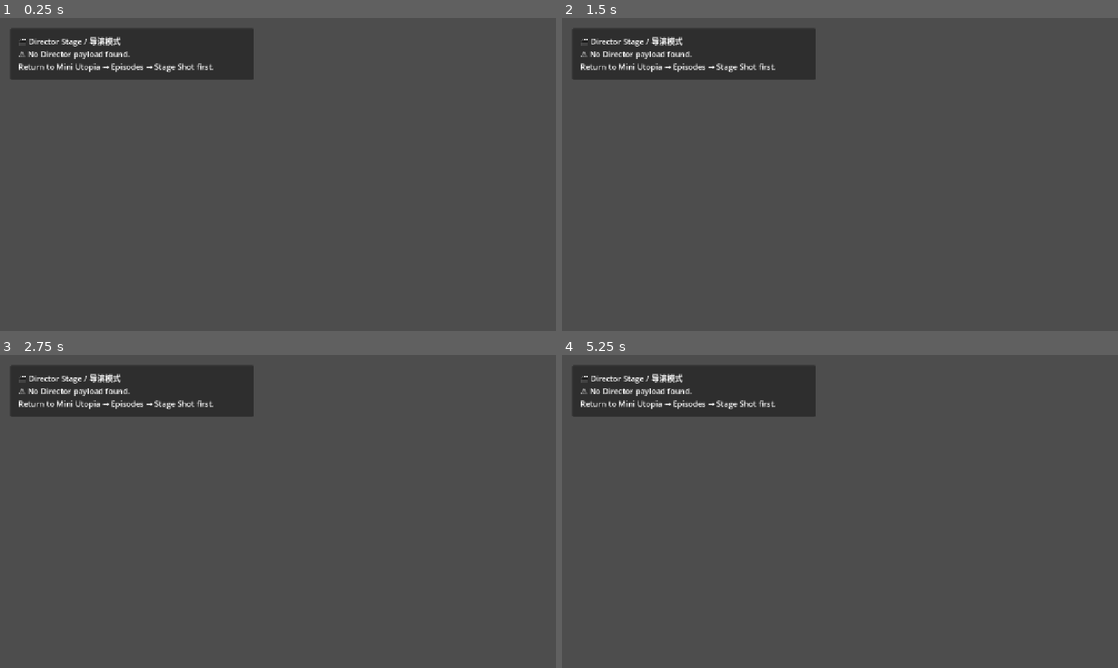
Above: before the commit, frames 1-4 (two rows, left to right).
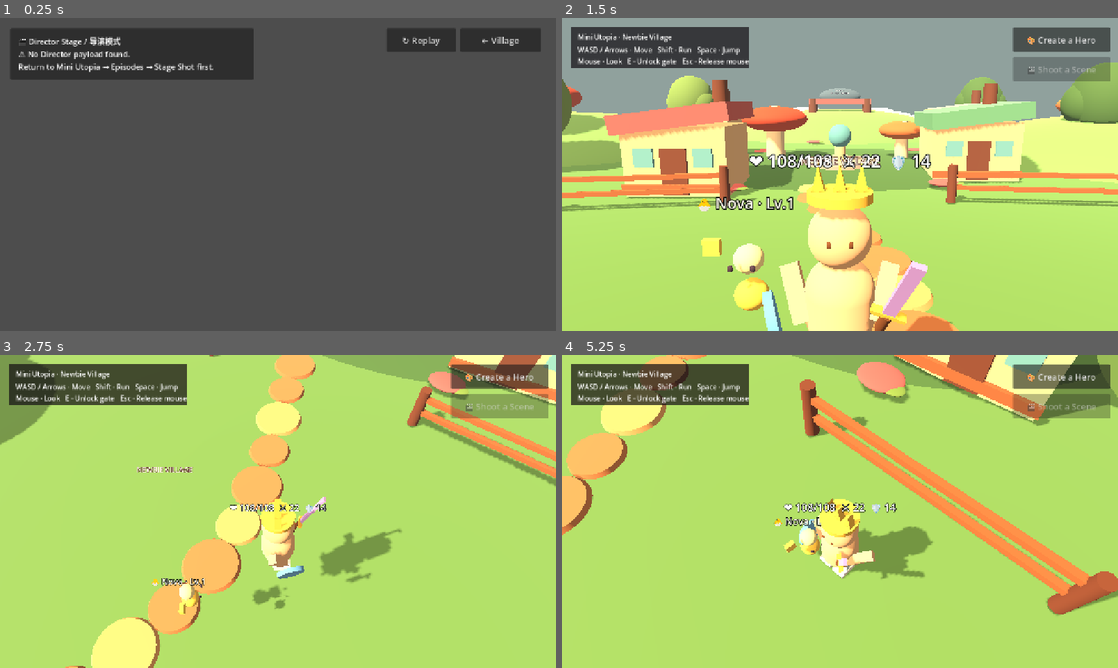
Above: after the commit, the same moments.

Repository: Mrlukahuang/mini-utopia-studio
Game: Godot game, scene res://scenes/director_stage.tscn
Same seed, same stepped clock (60 frames per second), same inputs: the game is played once before the commit and once after it. This scene is started directly instead of the project's main scene.
Inputs (mouse positions are in pixels of both pictures, inside the frame that each line leads up to):
- Up to frame 1 (0.25 s): no input
- Up to frame 2 (1.5 s): click (984, 39) at 0.5 s, where only the run after the commit has a clickable "↻ Replay"; click (1062, 39) at 1.25 s, where only the run after the commit has a clickable "← Village"
- Up to frame 3 (2.75 s): tap Enter at 2 s; move the mouse to (400, 495) at 2.02 s; hold D (move_right) from 2.03 s (still down); hold Shift (run) from 2.03 s (still down); click (400, 495) at 2.17 s; tap Space (jump) at 2.27, 2.57 s
- Up to frame 4 (5.25 s): release D (move_right) at 2.75 s; release Shift (run) at 2.75 s; drag from (728, 527) to (812, 574) at 2.77 s; move the mouse to (895, 442) at 3.52 s; hold D (move_right) 3.53-4.25 s; hold Shift (run) 3.53-4.25 s; tap E (interact) at 3.6 s; click (895, 442) at 3.67 s; drag from (812, 574) to (673, 464) at 4.27 s; move the mouse to (1006, 558) at 5.02 s; hold A (move_left) from 5.03 s (still down); hold Shift (run) from 5.03 s (still down); click (1006, 558) at 5.17 s

The runs differ from the first frame. In frame 1, 1.8% of the frame differs, in the area x 69-98%, y 3-11%; in frame 2, 96%; in frame 3, 99%; in frame 4, 100%, in the area x 0-100%, y 0-100%.

Commit message:
DIRECTOR-01a: one-click 15-second shared Hero film preview
* director: stage 15-second film using selected shared playable Hero and village

* director: add game-world Shoot a Scene button for saved Heroes

* director: open Director from village only when a saved Hero is selected

* director: auto-stage saved Hero film in village with replay and back controls

* test: game selected Hero stages a 15-second film in same village with replay

* ci: verify first playable Hero-to-film Director workflow

Diff:
--- a/godot/scenes/main.tscn
+++ b/godot/scenes/main.tscn
@@ -64,3 +64,17 @@
 grow_horizontal = 0
 text = "🎨 Create a Hero"
 theme_override_font_sizes/font_size = 20
+
+[node name="OpenDirectorButton" type="Button" parent="HUD"]
+layout_mode = 1
+anchors_preset = 1
+anchor_left = 1.0
+anchor_right = 1.0
+offset_left = -242.0
+offset_top = 90.0
+offset_right = -18.0
+offset_bottom = 146.0
+grow_horizontal = 0
+text = "🎬 Shoot a Scene"
+theme_override_font_sizes/font_size = 20
+disabled = true
--- a/godot/scripts/director_stage.gd
+++ b/godot/scripts/director_stage.gd
@@ -15,6 +15,15 @@
     director_runtime = MiniUtopiaDirectorShotRuntime.new()
     director_runtime.name = "DirectorShotRuntime"
     add_child(director_runtime)
+
+    var selection := get_node_or_null("/root/FamilySceneState") as MiniUtopiaFamilySceneState
+    if selection != null:
+        var family_payload := MiniUtopiaFamilyDirectorSession.from_play_session(
+            selection.active_play_session()
+        )
+        if not family_payload.is_empty():
+            stage_payload(family_payload)
+            return
 
     var payload := director_runtime.load_default_session()
     if payload.is_empty():
@@ -88,6 +97,32 @@
     panel.custom_minimum_size = Vector2(560.0, 118.0)
     layer.add_child(panel)
 
+    var buttons := HBoxContainer.new()
+    buttons.name = "DirectorControls"
+    buttons.set_anchors_preset(Control.PRESET_TOP_RIGHT)
+    buttons.offset_left = -390.0
+    buttons.offset_right = -20.0
+    buttons.offset_top = 24.0
+    buttons.offset_bottom = 78.0
+    buttons.add_theme_constant_override("separation", 10)
+    layer.add_child(buttons)
+
+    var replay := Button.new()
+    replay.name = "ReplayButton"
+    replay.text = "↻ Replay"
+    replay.custom_minimum_size = Vector2(160.0, 54.0)
+    replay.add_theme_font_size_override("font_size", 20)
+    replay.pressed.connect(_on_replay_pressed)
+    buttons.add_child(replay)
+
+    var home := Button.new()
+    home.name = "BackToVillageButton"
+    home.text = "← Village"
+    home.custom_minimum_size = Vector2(185.0, 54.0)
+    home.add_theme_font_size_override("font_size", 20)
+    home.pressed.connect(_on_back_to_village_pressed)
+    buttons.add_child(home)
+
     var margin := MarginContainer.new()
     margin.name = "StatusMargin"
     margin.add_theme_constant_override("margin_left", 18)
@@ -101,6 +136,16 @@
     status_label.text = "🎬 Director Stage / 导演模式"
     status_label.add_theme_font_size_override("font_size", 18)
     margin.add_child(status_label)
+
+
+func _on_replay_pressed() -> void:
+    if director_runtime != null:
+        director_runtime.reset_shot()
+
+
+func _on_back_to_village_pressed() -> void:
+    Input.mouse_mode = Input.MOUSE_MODE_VISIBLE
+    get_tree().change_scene_to_file("res://scenes/main.tscn")
 
 
 func _show_missing_payload() -> void:
--- /dev/null
+++ b/godot/scripts/family_director_session.gd
@@ -0,0 +1,83 @@
+class_name MiniUtopiaFamilyDirectorSession
+extends RefCounted
+
+## First child-facing 15-second film template: reuses the selected Hero,
+## clothes/props when available, and the exact playable village scene.
+## No regenerated characters or stale, hard-coded demo Character IDs.
+
+const DURATION_SECONDS := 15.0
+
+
+static func from_play_session(play_session: Dictionary) -> Dictionary:
+    var character_id := String(play_session.get("character_asset_id", ""))
+    if not character_id.begins_with("CHAR_"):
+        return {}
+    if typeof(play_session.get("character", null)) != TYPE_DICTIONARY:
+        return {}
+
+    var play := play_session.duplicate(true)
+    # The shot stage loads exactly the playable village as its background;
+    # scene sanitisers disable World gameplay and its original camera.
+    play["world_runtime"] = {
+        "scene_path": "res://scenes/main.tscn",
+    }
+    var shot_id := "SHOT_FAMILY_01"
+    return {
+        "schema_version": "1.0",
+        "director_session_id": "DIR_FAMILY_" + character_id,
+        "episode_id": "EP_FAMILY_PREVIEW",
+        "scene_id": "SCENE_FAMILY_VILLAGE",
+        "shot_id": shot_id,
+        "story_id": "STORY_FAMILY_PREVIEW",
+        "world_asset_id": "LOC_NEWBIE_VILLAGE",
+        "character_asset_id": character_id,
+        "duration_seconds": DURATION_SECONDS,
+        "animation_intent": "walk",
+        "camera": {
+            "position": [0.0, 3.8, 9.0],
+            "look_at": [0.0, 1.1, 0.0],
+            "end_position": [1.6, 3.0, 6.0],
+            "end_look_at": [0.0, 1.1, -1.0],
+            "fov": 48.0,
+            "end_fov": 42.0,
+            "movement": "Gentle camera move",
+            "movement_mode": "push_in",
+            "easing": "smooth",
+        },
+        "shot": {
+            "shot_id": shot_id,
+            "scene_id": "SCENE_FAMILY_VILLAGE",
+            "duration_seconds": DURATION_SECONDS,
+            "asset_ids": [character_id, "LOC_NEWBIE_VILLAGE"],
+            "blocking": {
+                "actor_start": {"x": 0.0, "y": 0.0, "z": 2.0},
+                "actor_end": {"x": 0.0, "y": 0.0, "z": -2.0},
+                "facing_degrees": 180.0,
+                "movement_style": "walk",
+            },
+            "performance_cues": [
+                {
+                    "cue_id": "CUE_WAVE",
+                    "cue_type": "celebrate",
+                    "start_seconds": 4.0,
+                    "duration_seconds": 1.5,
+                    "intensity": 1.0
+                },
+                {
+                    "cue_id": "CUE_SURPRISE",
+                    "cue_type": "reaction",
+                    "start_seconds": 8.0,
+                    "duration_seconds": 1.0,
+                    "intensity": 0.8
+                },
+                {
+                    "cue_id": "CUE_FINAL",
+                    "cue_type": "celebrate",
+                    "start_seconds": 12.0,
+                    "duration_seconds": 2.0,
+                    "intensity": 1.0
+                },
+            ],
+        },
+        "play_session": play,
+    }
--- a/godot/scripts/village.gd
+++ b/godot/scripts/village.gd
@@ -35,6 +35,22 @@
     var creator_button := get_node_or_null("HUD/OpenCreatorButton") as Button
     if creator_button != null:
         creator_button.pressed.connect(_open_character_creator)
+
+    var director_button := get_node_or_null("HUD/OpenDirectorButton") as Button
+    if director_button != null:
+        var selection := get_node_or_null("/root/FamilySceneState") as MiniUtopiaFamilySceneState
+        director_button.disabled = (
+            selection == null or selection.active_play_session().is_empty()
+        )
+        director_button.pressed.connect(_open_family_director)
+
+
+func _open_family_director() -> void:
+    var selection := get_node_or_null("/root/FamilySceneState") as MiniUtopiaFamilySceneState
+    if selection == null or selection.active_play_session().is_empty():
+        return
+    Input.mouse_mode = Input.MOUSE_MODE_VISIBLE
+    get_tree().change_scene_to_file("res://scenes/director_stage.tscn")
 
 
 func _open_character_creator() -> void:
--- /dev/null
+++ b/godot/tests/family_director_launch_smoke.gd
@@ -0,0 +1,91 @@
+extends SceneTree
+
+## One child-facing game->film shot with a server-saved Hero contract.
+## This test does not record or publish a real child's media.
+
+func _initialize() -> void:
+    var selection := root.get_node_or_null("FamilySceneState") as MiniUtopiaFamilySceneState
+    if selection == null:
+        _fail("FamilySceneState is not registered")
+        return
+    selection.clear_selection()
+    var contract := {
+        "schema_version": "1.0",
+        "character_id": "CHAR_DIRECTOR_LILY",
+        "display_name": "Lily",
+        "profile": {"avatar": {
+            "rig_family": MiniUtopiaAvatarContract.RIG_FAMILY,
+            "body_type": "slim",
+            "species_head_id": "species_head_cat_v1",
+            "surface_color_hex": "#D7C2F3",
+            "eye_color_hex": "#7A5238",
+            "hair_style_id": "hair_none"
+        }}
+    }
+    if not selection.select_character(contract):
+        _fail("saved Hero could not be selected")
+        return
+
+    var session := MiniUtopiaFamilyDirectorSession.from_play_session(
+        selection.active_play_session()
+    )
+    if session.is_empty():
+        _fail("Director session was not built")
+        return
+    if session.get("duration_seconds") != 15.0:
+        _fail("family scene should be 15 seconds")
+        return
+    if session.get("play_session", {}).get("character_asset_id") != "CHAR_DIRECTOR_LILY":
+        _fail("Director session replaced Character identity")
+        return
+    if session.get("play_session", {}).get("world_runtime", {}).get("scene_path") != "res://scenes/main.tscn":
+        _fail("Director did not bind the playable village")
+        return
+
+    var packed := load("res://scenes/director_stage.tscn") as PackedScene
+    if packed == null:
+        _fail("Director Stage scene missing")
+        return
+    var stage := packed.instantiate()
+    root.add_child(stage)
+    await process_frame
+    await process_frame
+
+    var runtime = stage.get_node_or_null("DirectorShotRuntime")
+    if runtime == null or runtime.actor == null or runtime.camera == null:
+        _fail("Director runtime did not stage actor/camera")
+        return
+    if runtime.actor.get_meta("mini_utopia_character_asset_id", "") != "CHAR_DIRECTOR_LILY":
+        _fail("Director loaded fixture instead of saved Character")
+        return
+    if not runtime.bound_world_loaded:
+        _fail("Director failed to load same playable village")
+        return
+    if not runtime.playing:
+        _fail("15-second family performance did not start")
+        return
+    var replay := stage.get_node_or_null("DirectorStageOverlay/DirectorControls/ReplayButton") as Button
+    var back := stage.get_node_or_null("DirectorStageOverlay/DirectorControls/BackToVillageButton") as Button
+    if replay == null or back == null:
+        _fail("touch-friendly Replay / Village navigation missing")
+        return
+    if replay.pressed.get_connections().is_empty() or back.pressed.get_connections().is_empty():
+        _fail("Director controls do not perform actions")
+        return
+    runtime.advance_shot(4.1)
+    if runtime.elapsed_seconds < 4.0 or runtime.performance_last_cue != "celebrate":
+        _fail("family performance cue did not trigger")
+        return
+    stage._on_replay_pressed()
+    if runtime.elapsed_seconds != 0.0 or not runtime.playing:
+        _fail("Replay button did not reset 15s performance")
+        return
+
+    selection.clear_selection()
+    print("family_director_launch_smoke: PASS · saved Hero, real village, cues, replay")
+    quit(0)
+
+
+func _fail(message: String) -> void:
+    push_error("family_director_launch_smoke: FAIL · " + message)
+    quit(1)
Not shown, changed: .github/workflows/godot-web-artifact.yml
